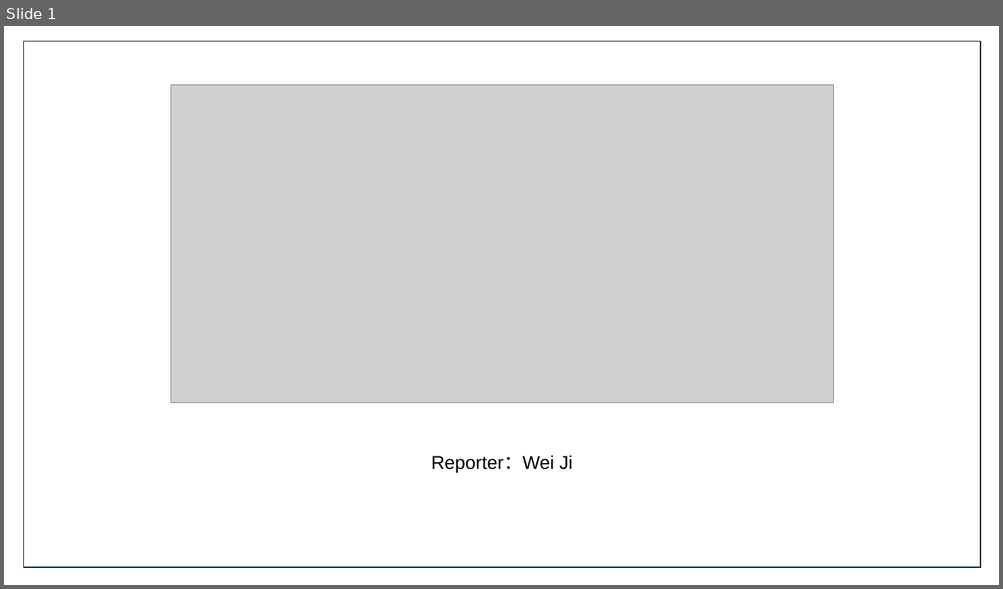
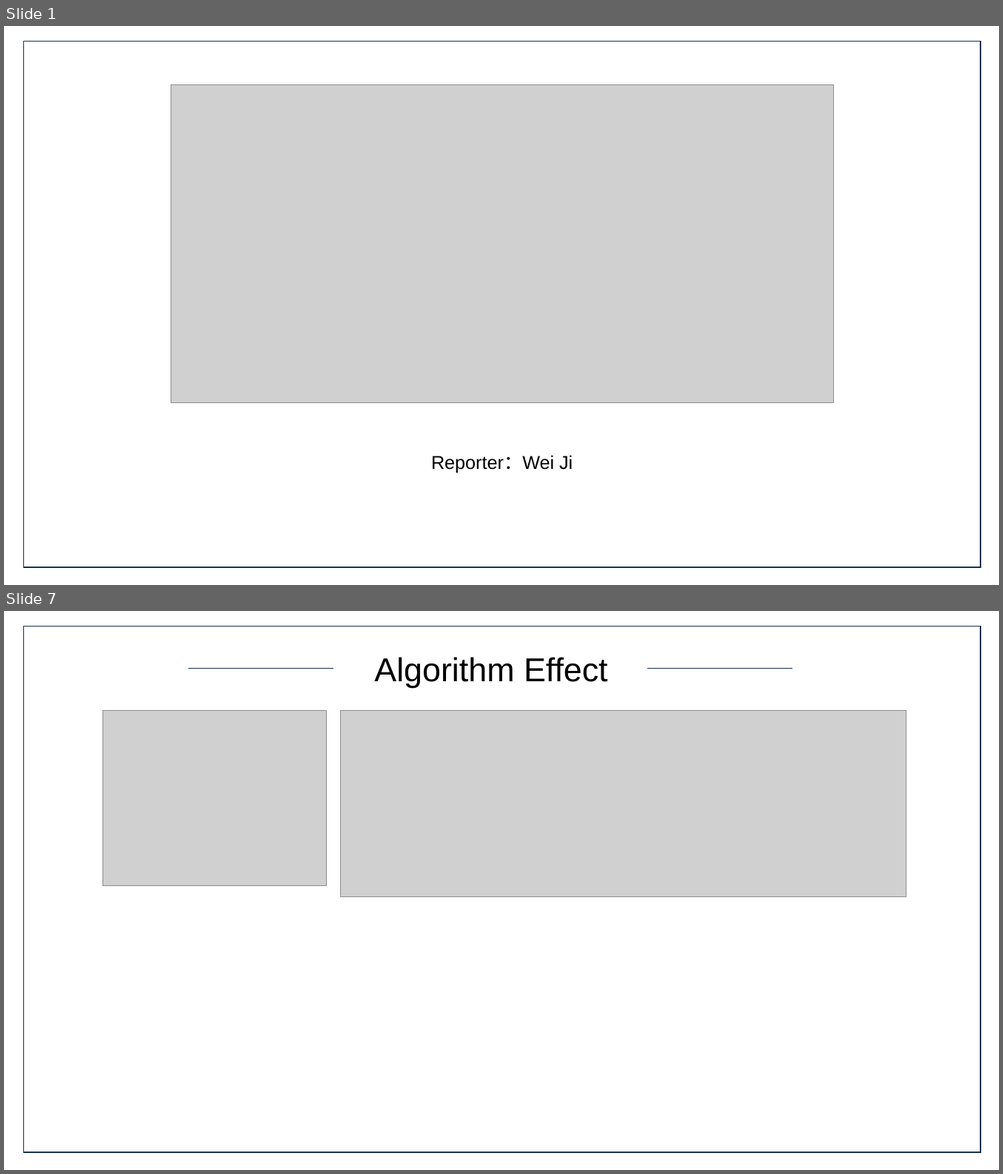
Before and after one commit to JiweiMaster/CMIT_JW_PRE_PAPER, a slide deck: SLIC_ppt.pptx. Shown one above the other, each under a label of ours: slide 1 before the commit, slides 1 and 7 after it; the slides between them are not shown. The pictures are 1003x589 and 1003x1174 pixels, drawn with LibreOffice and Linux fonts; fonts in the diff are those of the drawing; grey boxes stand for pictures. Boxes give left, top, right and bottom in pixels: in the first picture for what was removed or moved away, otherwise in the second. Text is boxed around its words. In the diff, an @@ line names an element or a change of style, - is before the commit and + after.

```diff
--- a/SLIC_ppt.pptx
+++ b/SLIC_ppt.pptx
@@ slide 7 added at [4,611,999,1170], background #FFFFFF @@
@@ rectangle added at [23,626,981,1153], outline #17324D 1 pt @@
@@ line added from (188, 669) to (333, 669), #17324D 0.5 pt @@
@@ text added at [374,657,608,688], 32 pt, text #000000 @@
+Algorithm Effect
@@ line added from (647, 669) to (792, 669), #17324D 0.5 pt @@
@@ picture added at [103,711,327,886] @@
@@ picture added at [340,711,906,897] @@
```
Also in this commit, not shown: 3 slides changed, 3 other slides added, 9 slides removed.
